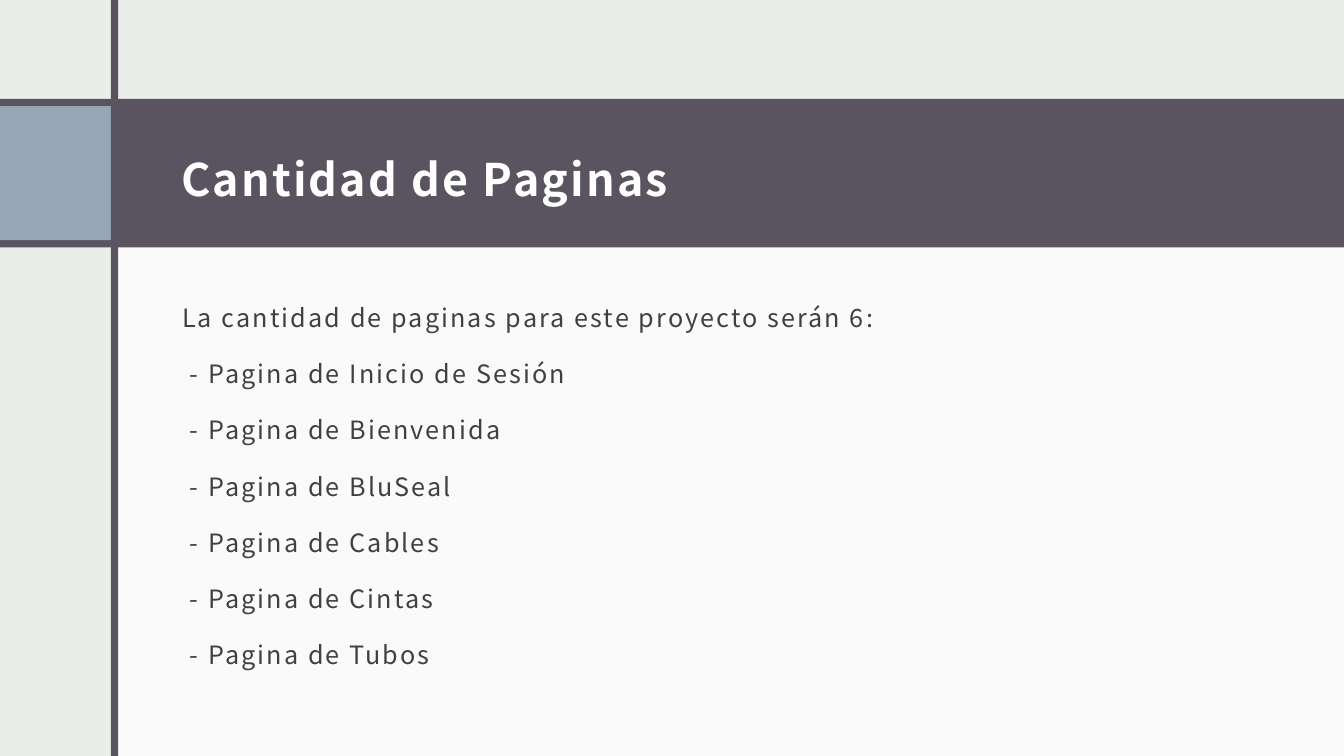
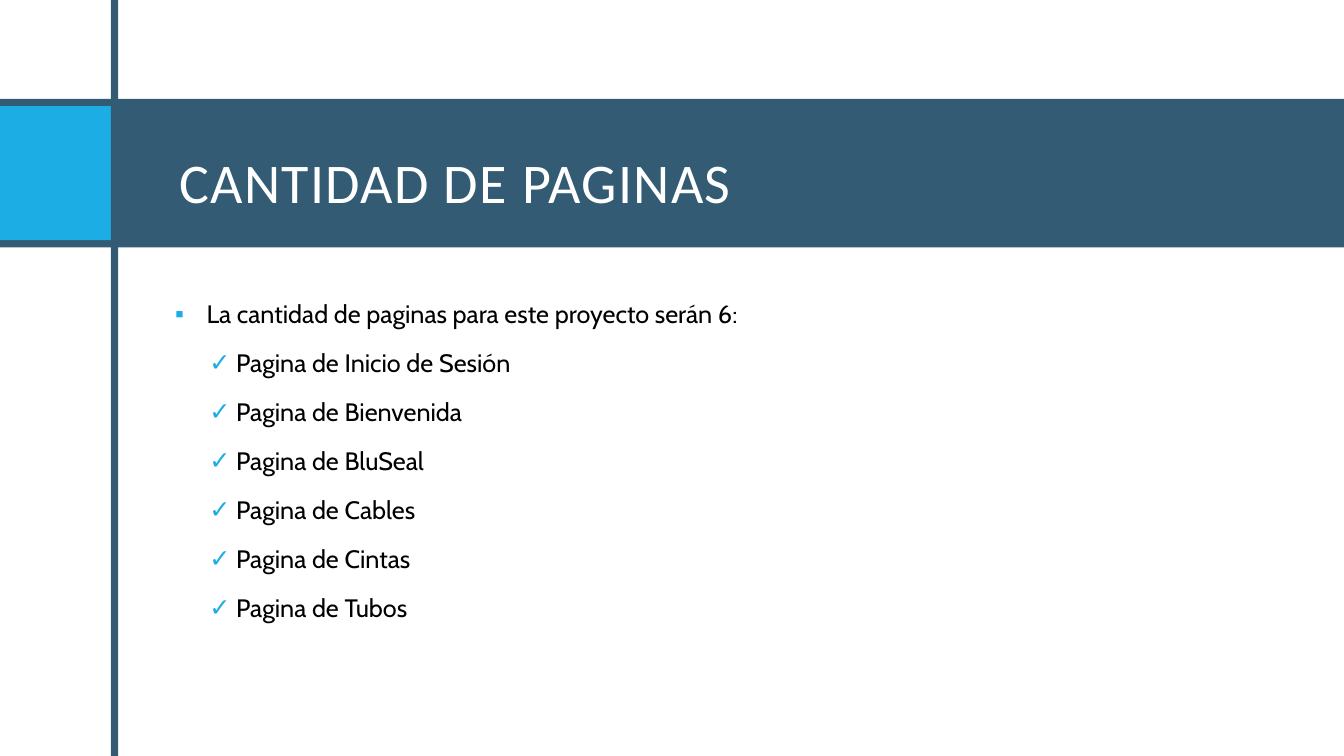
Before and after one commit to Santiago-004/proyecto, a slide deck: slide 29 of Proyecto.pptx (slide 28 before the commit). Drawn at 1344x756 pixels with LibreOffice and Linux fonts; fonts in the diff are those of the drawing. Boxes give left, top, right and bottom in pixels: in the first picture for what was removed or moved away, otherwise in the second. Text is boxed around its words. In the diff, an @@ line names an element or a change of style, - is before the commit and + after.

```diff
--- a/Proyecto.pptx
+++ b/Proyecto.pptx
@@ background #EBEDEB to #FFFFFF @@
@@ rectangle removed at box(0, 0, 1344, 756) @@
@@ rectangle at box(111, 1, 118, 756): fill #595460 to #335B74 @@
@@ rectangle removed at box(513, 1, 520, 756) @@
@@ rectangle removed at box(520, 0, 1344, 756) @@
@@ rectangle at box(0, 99, 1344, 247): fill #595460 to #335B74 @@
@@ rectangle at box(0, 106, 111, 240): fill #97A7B8 to #1CADE4 @@
@@ title at box(179, 166, 730, 204): text changed; size 32 to 40 pt; font Noto Sans CJK JP to Calibri; bold off @@
-Cantidad de Paginas
+CANTIDAD DE PAGINAS
@@ text at box(207, 304, 737, 329): font Noto Sans CJK JP to Cabin, text colour #404040 to #000000, letter spacing 1.5 to 0 pt in "La cantidad de paginas para este proyecto ..."; bullet none to ▪; line spacing 1.15 to 1.25; more space between paragraphs @@
@@ text at box(236, 353, 510, 623): text changed; font Noto Sans CJK JP to Cabin; text colour #404040 to #000000 @@
-- Pagina de Inicio de Sesión
-- Pagina de Bienvenida
-- Pagina de BluSeal
-- Pagina de Cables
-- Pagina de Cintas
-- Pagina de Tubos
+    ✓ Pagina de Inicio de Sesión
+    ✓ Pagina de Bienvenida
+    ✓ Pagina de BluSeal
+    ✓ Pagina de Cables
+    ✓ Pagina de Cintas
+    ✓ Pagina de Tubos
```
Also in this commit, not shown: 31 other slides changed, 11 slides added, 2 slides removed, 2 other files.
